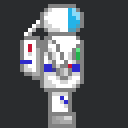
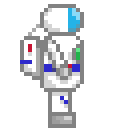
The second 128 x 128 image is a revision of the first. Changes to its layers:
hid "Hintergrund" over box(0, 0, 128, 128)
